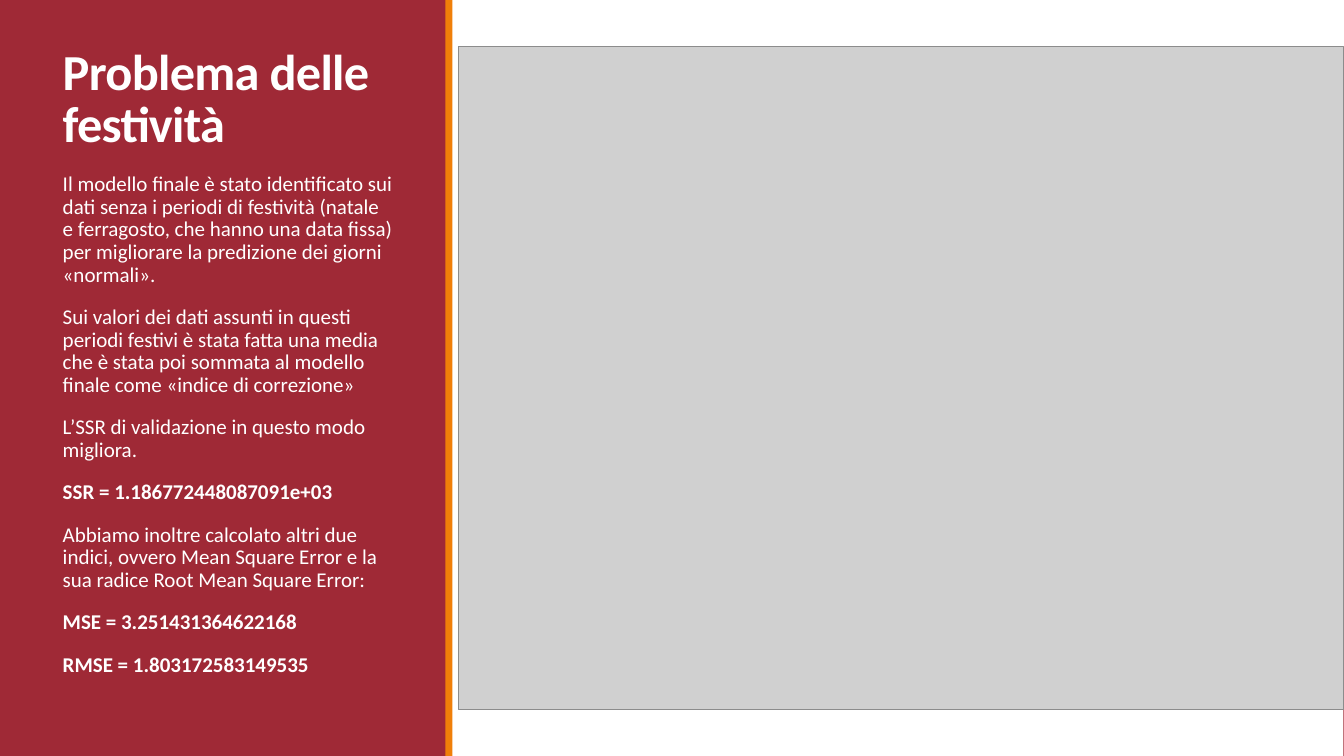
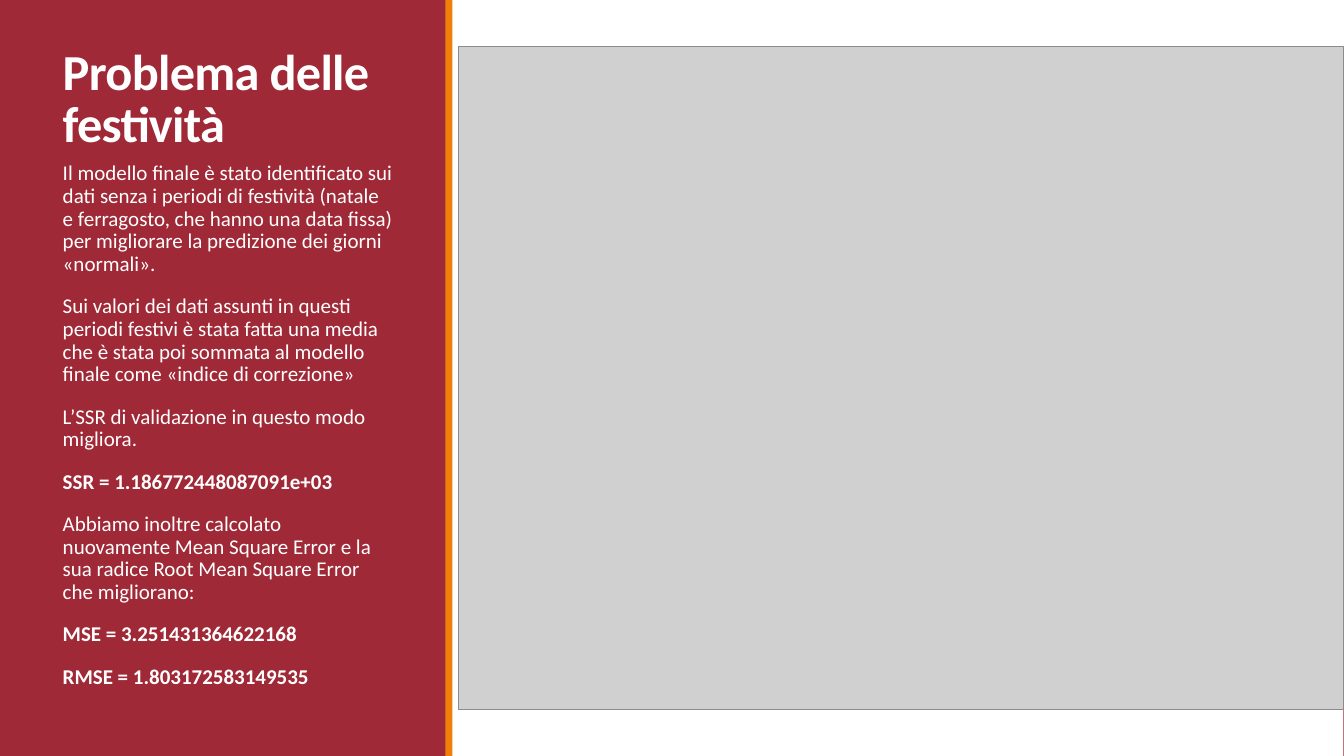
Before and after one commit to r1cky0/Italian-energy-consumption-prediction, a slide deck: slide 17 of presentazione_imad.pptx. Drawn at 1344x756 pixels with LibreOffice and Linux fonts; fonts in the diff are those of the drawing; grey boxes stand for pictures. Boxes give left, top, right and bottom in pixels: in the first picture for what was removed or moved away, otherwise in the second. Text is boxed around its words. In the diff, an @@ line names an element or a change of style, - is before the commit and + after.

Commit message:
Presentazione migliorata

```diff
--- a/presentazione_imad.pptx
+++ b/presentazione_imad.pptx
@@ text "Il modello finale è stato ...": place and size @@
-text "Il modello finale è stato ..." at bbox=[63, 176, 392, 672]
+text "Il modello finale è stato ..." at bbox=[63, 165, 392, 684]
@@ text at bbox=[63, 516, 371, 603]: text changed @@
-  Abbiamo inoltre calcolato altri due indici, ovvero Mean Square Error e la sua radice Root Mean Square Error:
+  Abbiamo inoltre calcolato nuovamente Mean Square Error e la sua radice Root Mean Square Error che migliorano:
```
Also in this commit, not shown: 3 other slides changed.
